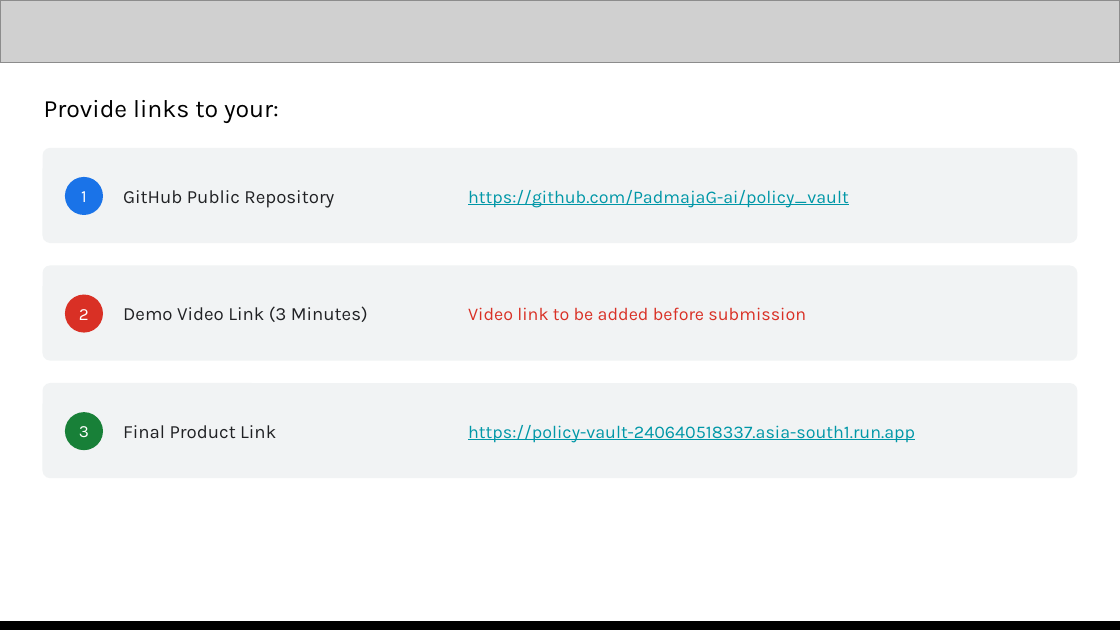
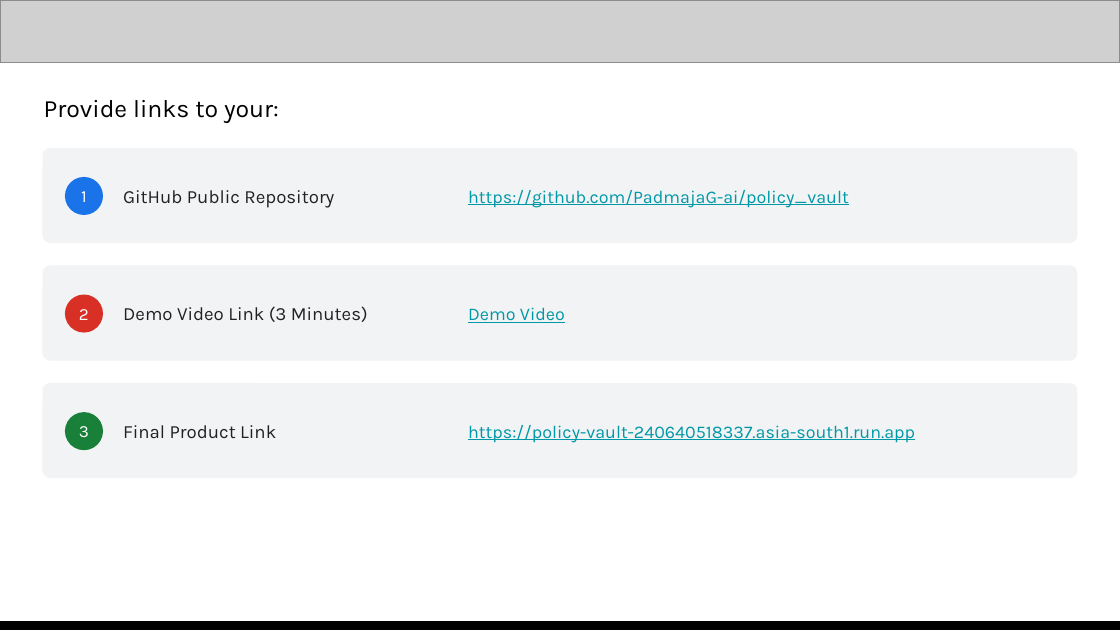
Before and after one commit to PadmajaG-ai/policy_vault, a slide deck: slide 13 of Human_in_the_loop_Policy_Vault_AI_Builder_Cup.pptx. Drawn at 1120x630 pixels with LibreOffice and Linux fonts; fonts in the diff are those of the drawing; grey boxes stand for pictures. Boxes give left, top, right and bottom in pixels: in the first picture for what was removed or moved away, otherwise in the second. Text is boxed around its words. In the diff, an @@ line names an element or a change of style, - is before the commit and + after.

```diff
--- a/Human_in_the_loop_Policy_Vault_AI_Builder_Cup.pptx
+++ b/Human_in_the_loop_Policy_Vault_AI_Builder_Cup.pptx
@@ text at [468, 307, 565, 323]: text changed; text colour #D93025 to #0097A7 @@
-Video link to be added before submission
+Demo Video
```
Also in this commit, not shown: 1 other slide changed, 2 other files.
